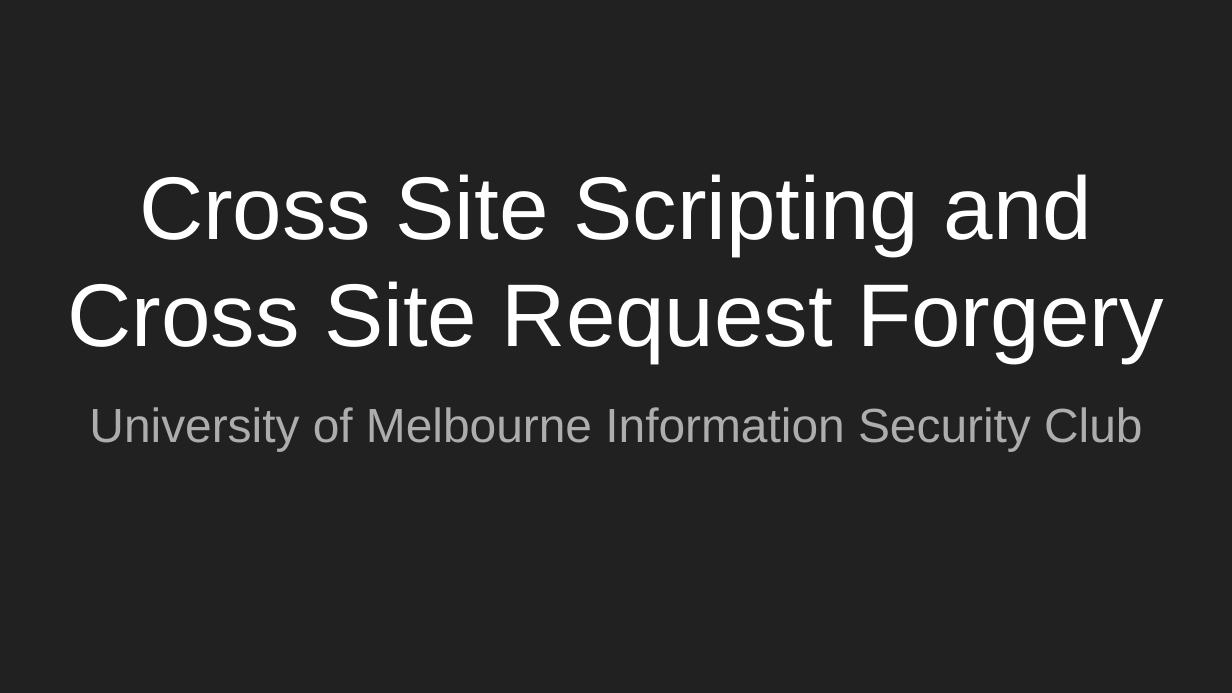
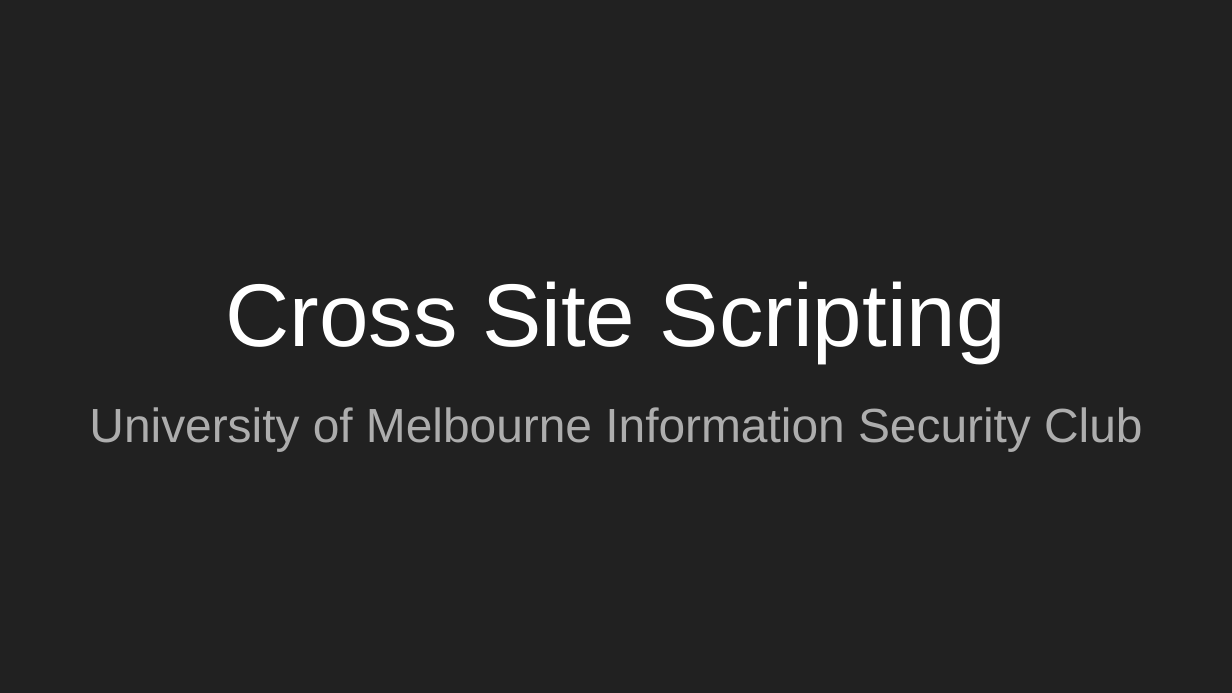
Before and after one commit to umisc/workshops, a slide deck: slide 1 of Workshop_4/Session 4_ XSS and CSRF.pptx. Drawn at 1232x693 pixels with LibreOffice and Linux fonts; fonts in the diff are those of the drawing. Boxes give left, top, right and bottom in pixels: in the first picture for what was removed or moved away, otherwise in the second. Text is boxed around its words. In the diff, an @@ line names an element or a change of style, - is before the commit and + after.

```diff
--- a/Workshop_4/Session 4_ XSS and CSRF.pptx
+++ b/Workshop_4/Session 4_ XSS and CSRF.pptx
@@ title at box(226, 281, 1006, 362): text changed @@
-Cross Site Scripting and Cross Site Request Forgery
+Cross Site Scripting
```
Also in this commit, not shown: 1 other slide changed, 1 slide added, 2 slides removed.
